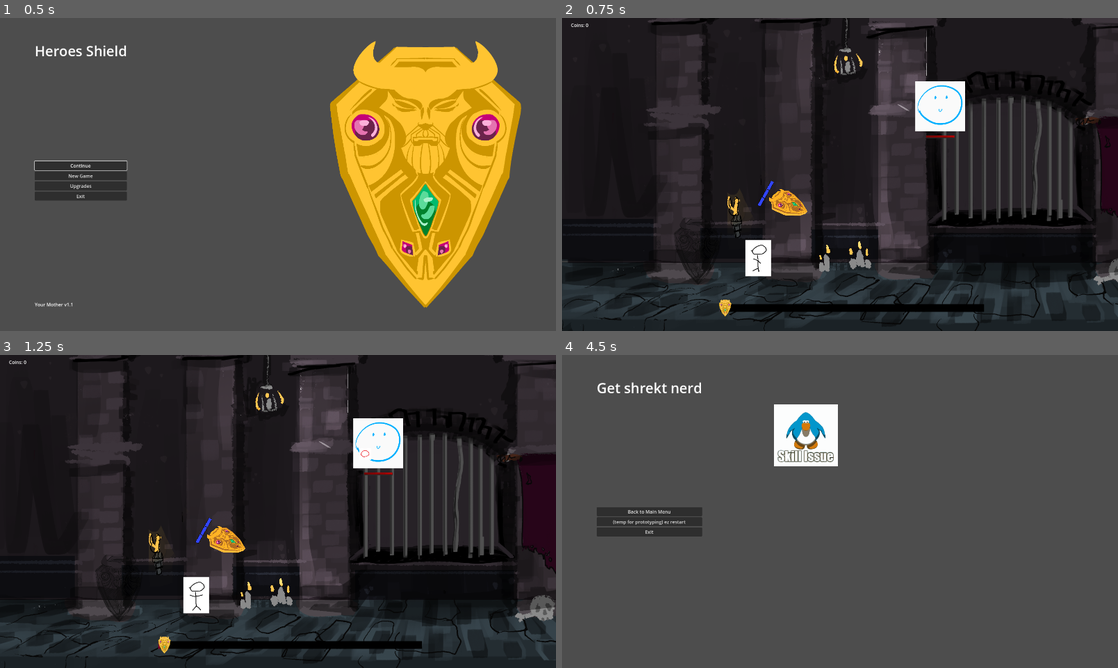
Above: before the commit, frames 1-4 (two rows, left to right).
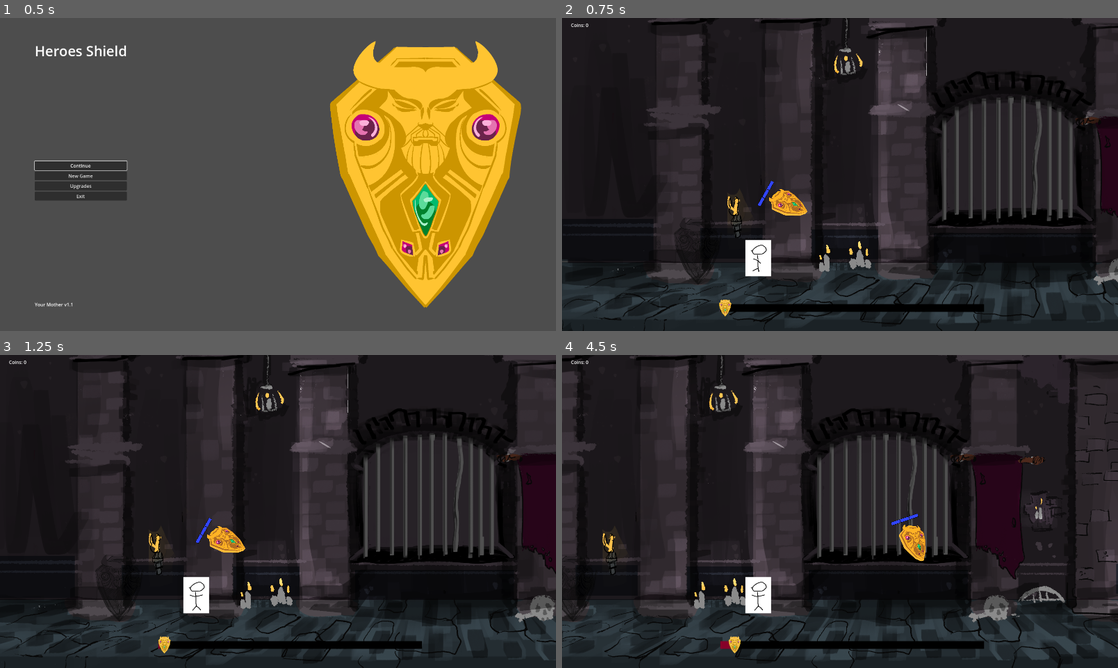
Above: after the commit, the same moments.

Repository: Cookie-Tin-Studios/Heroes-Shield
Game: Godot game, scene res://scenes/menu/main_menu.tscn
Two runs of this game, one before a commit and one after it. Both use one fixed random seed, a clock stepped at 60 frames per second and the inputs below.
Inputs (mouse positions are in pixels of both pictures, inside the frame that each line leads up to):
- Up to frame 1 (0.5 s): no input
- Up to frame 2 (0.75 s): click "New Game" at 0.5 s
- Up to frame 3 (1.25 s): no input
- Up to frame 4 (4.5 s): move the mouse to (962, 495) at 1.27 s; hold Right (ui_right) 1.28-2.03 s; click (962, 495) at 1.35 s; move the mouse to (728, 527) at 2.02 s; hold Down (ui_down) 2.03-2.78 s; click (728, 527) at 2.1 s; move the mouse to (895, 442) at 2.77 s; hold Right (ui_right) 2.78-3.53 s; click (895, 442) at 2.85 s; move the mouse to (812, 574) at 3.52 s; hold Up (ui_up) 3.53-4.28 s; click (812, 574) at 3.6 s; move the mouse to (1006, 558) at 4.27 s; hold Left (ui_left) from 4.28 s (still down); click (1006, 558) at 4.35 s

Frame 1 is identical in both runs. In frame 2, 1.5% of the frame differs, in the area x 63-73%, y 20-39%; in frame 3, 1.5%; in frame 4, 92%, in the area x 0-100%, y 0-100%.

Commit message:
your mother

Diff:
--- a/scenes/bosses/boss_1_part_2.tscn
+++ /dev/null
@@ -1,59 +0,0 @@
-[gd_scene load_steps=9 format=3 uid="uid://3npy5eb5sst5"]
-
-[ext_resource type="PackedScene" uid="uid://ca3rytbyuxw8h" path="res://scenes/mob_base.tscn" id="1_dnpcy"]
-[ext_resource type="Script" path="res://scripts/boss_1.gd" id="2_twwc3"]
-[ext_resource type="PackedScene" uid="uid://dmxf6gcphgjg5" path="res://scenes/projectile.tscn" id="3_bces4"]
-[ext_resource type="Texture2D" uid="uid://bi23rih1cl5km" path="res://assets/sprites/barrel_boss/idle.png" id="4_mhkk6"]
-[ext_resource type="Texture2D" uid="uid://blfbto0aj17fo" path="res://assets/sprites/barrel_boss/on-hit.png" id="5_vglww"]
-[ext_resource type="Texture2D" uid="uid://dm4gm4ur7wntp" path="res://assets/sprites/barrel_boss/on-kill.png" id="6_jpuub"]
-
-[sub_resource type="SpriteFrames" id="SpriteFrames_xgraa"]
-animations = [{
-"frames": [{
-"duration": 1.0,
-"texture": ExtResource("4_mhkk6")
-}],
-"loop": true,
-"name": &"idle",
-"speed": 1.0
-}, {
-"frames": [{
-"duration": 1.0,
-"texture": ExtResource("5_vglww")
-}],
-"loop": true,
-"name": &"on-hit",
-"speed": 1.0
-}, {
-"frames": [{
-"duration": 1.0,
-"texture": ExtResource("6_jpuub")
-}],
-"loop": true,
-"name": &"on-kill",
-"speed": 1.0
-}]
-
-[sub_resource type="CircleShape2D" id="CircleShape2D_p4m7u"]
-radius = 173.104
-
-[node name="boss1-part2" instance=ExtResource("1_dnpcy")]
-collision_layer = 4
-collision_mask = 4
-mass = 1000.0
-lock_rotation = true
-freeze_mode = 1
-script = ExtResource("2_twwc3")
-health_bar_offset = Vector2(-100, 200)
-health_bar_follow_collision = true
-projectile_scene = ExtResource("3_bces4")
-
-[node name="AnimatedSprite2D" type="AnimatedSprite2D" parent="." index="0"]
-sprite_frames = SubResource("SpriteFrames_xgraa")
-animation = &"on-hit"
-autoplay = "idle"
-
-[node name="CollisionShape2D" type="CollisionShape2D" parent="." index="1"]
-light_mask = 4
-visibility_layer = 4
-shape = SubResource("CircleShape2D_p4m7u")
--- a/scenes/main.tscn
+++ b/scenes/main.tscn
@@ -6,7 +6,7 @@
 [ext_resource type="PackedScene" uid="uid://dtj2jcj8eeq22" path="res://scenes/HUD.tscn" id="5_scp5s"]
 [ext_resource type="PackedScene" uid="uid://ei3etn0w5se4" path="res://scenes/menu/pause_menu.tscn" id="5_yooe3"]
 [ext_resource type="PackedScene" uid="uid://xsfmwuuxbm3h" path="res://scenes/spawners/bat_spawner.tscn" id="6_xgrp2"]
-[ext_resource type="PackedScene" uid="uid://3npy5eb5sst5" path="res://scenes/bosses/boss_1_part_2.tscn" id="7_cpj5h"]
+[ext_resource type="PackedScene" uid="uid://3npy5eb5sst5" path="res://scenes/bosses/boss_1.tscn" id="7_cpj5h"]
 
 [sub_resource type="GDScript" id="GDScript_81rl6"]
 script/source = "extends Node2D
@@ -24,6 +24,9 @@
 
 [node name="Node2D" type="Node2D"]
 script = SubResource("GDScript_81rl6")
+
+[node name="boss1-part2" parent="." instance=ExtResource("7_cpj5h")]
+position = Vector2(2603, 621)
 
 [node name="Shield" parent="." instance=ExtResource("2_w3671")]
 position = Vector2(1552, 1299)
@@ -58,6 +61,3 @@
 anchors_preset = 0
 offset_right = 40.0
 offset_bottom = 40.0
-
-[node name="boss1-part2" parent="." instance=ExtResource("7_cpj5h")]
-position = Vector2(2603, 621)
--- a/scripts/boss_1.gd
+++ b/scripts/boss_1.gd
@@ -6,6 +6,10 @@
 
 # Variable for referencing idiot node
 var idiot_hero: Node
+
+# Defines a scene to be used for the rails.
+var rail_scene = preload("res://scenes/bosses/rail.tscn")
+
 
 # Requried for modifying active animation in functions.
 @onready var animated_sprite: AnimatedSprite2D = $AnimatedSprite2D
@@ -22,6 +26,7 @@
 	coins_dropped = 1
 	# Connect the global tick signal so the bat shoots projectiles periodically.
 	global_tick.timeout.connect(_on_tick)
+	spawn_rails()
 
 func _physics_process(delta: float) -> void:
 	# This is for making the boss follow the velocity of the idiot, so it stays in a static location.
@@ -55,33 +60,15 @@
 	Globals.add_coins(coins_dropped) # Give the player however COINZ.
 	queue_free()  # Remove mob from the scene
 
-# Note that this overloads the parent die function. This is so that we can play the on-death animation for a second before dying.
+func spawn_rails() -> void:
 
-func shoot_projectile() -> void:
-	# If no target is explicitly assigned, attempt to find a node named "Idiot_hero" in the current scene.
-	if not target:
-		var idiot = get_tree().get_current_scene().get_node("Idiot_hero")
-		if idiot and idiot is CharacterBody2D:
-			target = idiot
-		else:
-			print("No valid 'Idiot_hero' node found in the scene.")
+	var top_rail = rail_scene.instantiate()
+	top_rail.start_pos = Vector2(0,200)
+	top_rail.end_pos = Vector2(10000, 1000)
+	get_tree().get_current_scene().add_child(top_rail)
+	print("Top rail added")
 
-	# Create a new instance of the projectile
-	var projectile = projectile_scene.instantiate()
-
-	# Keep track of the shooter (bat)
-	projectile.shooter = self
-
-	# Position the projectile where the bat currently is.
-	projectile.global_position = global_position
-
-	# Determine the direction from the bat to the target.
-	var direction = (target.global_position - global_position).normalized()
-
-	# If the projectile is a RigidBody2D, give it a velocity in the calculated direction.
-	if projectile is RigidBody2D:
-		projectile.linear_velocity = direction * shooting_speed + target.velocity
-
-	# Add the new projectile to the active scene so it appears in the game.
-	get_tree().get_current_scene().add_child(projectile)
-	print("Projectile shot at target!")
+	#var bottom_rail = rail_scene.instantiate()
+	#bottom_rail.start_pos = Vector2(-300, 600)
+	#bottom_rail.end_pos = Vector2(300, 600)
+	#get_tree().get_current_scene().add_child(bottom_rail)
